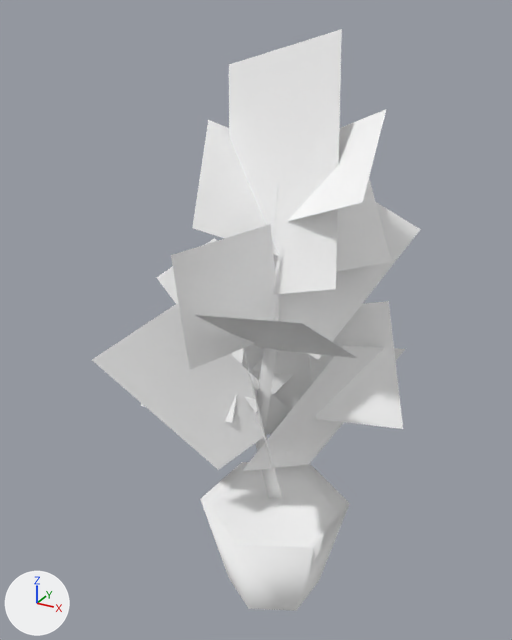
The glTF model public/3d/item/model__item__shop.ofs_3738_0/3738kg_pl_04.gltf: old version first, new version second.
The view is the same before and after, from a 50 mm camera at (0.831, -1.633, 1.75) aimed at (-0.069, 0.003, 0.932). The lights are fixed; the arrows at lower left show +X, +Y and +Z. The older version comes first.

Objects in the first picture: '3738kg_pl_04'.
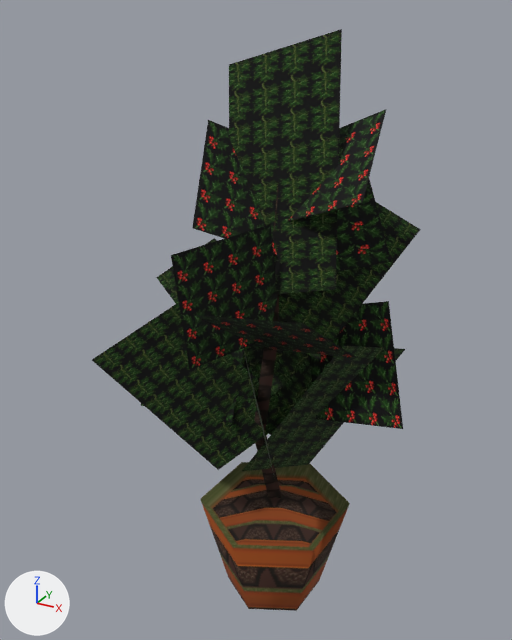
Boxes (x1, y1, x2, y2) around the edits, measured in the pictures (512 x 640 px):
```json
{"object": "3738kg_pl_04", "change": "surface changed", "before": [92, 29, 421, 611], "after": [92, 29, 421, 611], "on screen": "darker"}
```

Edits to the scene script, one JSON object a line:
```json
{"op": "add", "block": "img_pl_04_0", "code": ["img_pl_04_0 = load_image('pl_04_0', '_unpacked/pl_04_0', 32, 64, 'sRGB')"]}
{"op": "add", "block": "img_pl_04_2", "code": ["img_pl_04_2 = load_image('pl_04_2', '_unpacked/pl_04_2', 32, 32, 'sRGB')"]}
{"op": "add", "block": "img_pl_04_1", "code": ["img_pl_04_1 = load_image('pl_04_1', '_unpacked/pl_04_1', 32, 32, 'sRGB')"]}
{"op": "remove", "block": "mat_kg_pl_04_1", "code": "mat_kg_pl_04_1.base_color = (1.0, 1.0, 1.0)  # white #ffffff"}
{"op": "add", "block": "mat_kg_pl_04_1", "code": "mat_kg_pl_04_1.texture = img_pl_04_1"}
{"op": "remove", "block": "mat_kg_pl_04_2", "code": "mat_kg_pl_04_2.base_color = (1.0, 1.0, 1.0)  # white #ffffff"}
{"op": "add", "block": "mat_kg_pl_04_2", "code": "mat_kg_pl_04_2.texture = img_pl_04_2"}
{"op": "remove", "block": "mat_kg_pl_04_0", "code": "mat_kg_pl_04_0.base_color = (1.0, 1.0, 1.0)  # white #ffffff"}
{"op": "add", "block": "mat_kg_pl_04_0", "code": "mat_kg_pl_04_0.texture = img_pl_04_0"}
```
